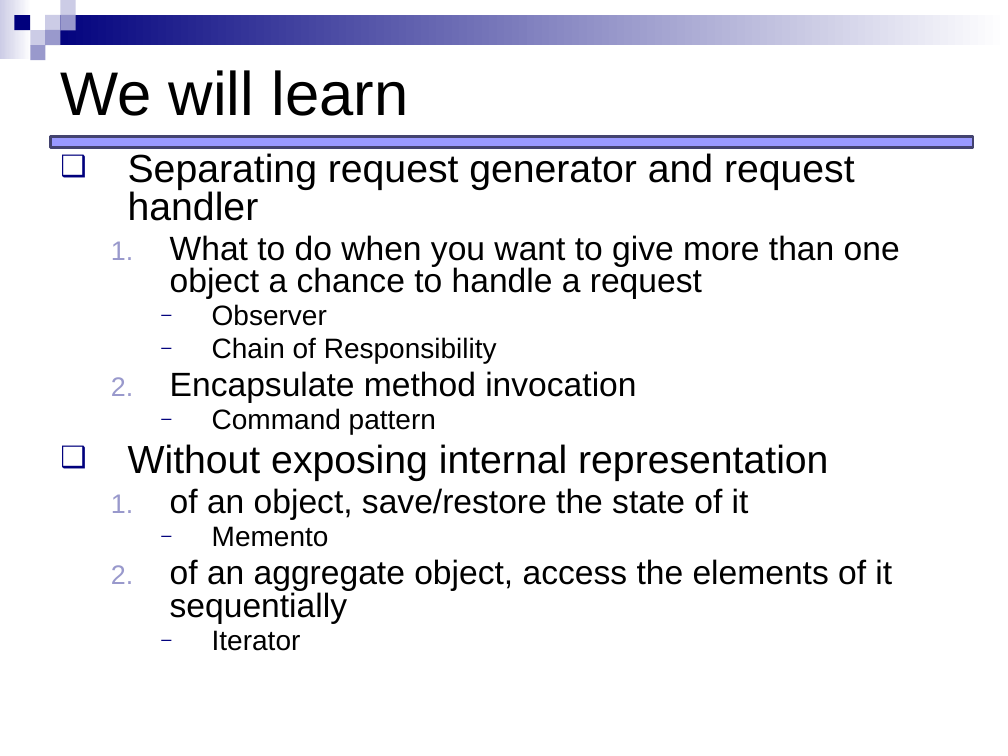
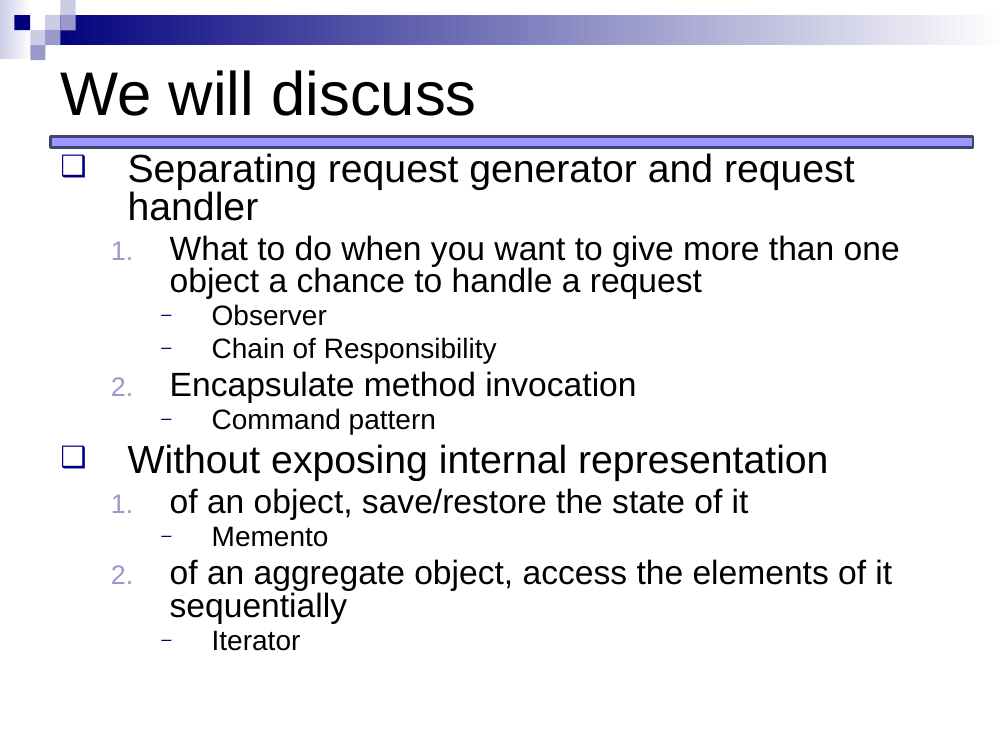
Before and after one commit to JCEleanor/CSCI-598-notes, a slide deck: slide 2 of lecture-slides/Behavioral_command_memento.pptx. Drawn at 1008x756 pixels with LibreOffice and Linux fonts; fonts in the diff are those of the drawing. Boxes give left, top, right and bottom in pixels: in the first picture for what was removed or moved away, otherwise in the second. Text is boxed around its words. In the diff, an @@ line names an element or a change of style, - is before the commit and + after.

```diff
--- a/lecture-slides/Behavioral_command_memento.pptx
+++ b/lecture-slides/Behavioral_command_memento.pptx
@@ title at [60,70,476,116]: text changed @@
-We will learn
+We will discuss
```
Also in this commit, not shown: 25 other slides changed, 1 slide added, 4 other files.
